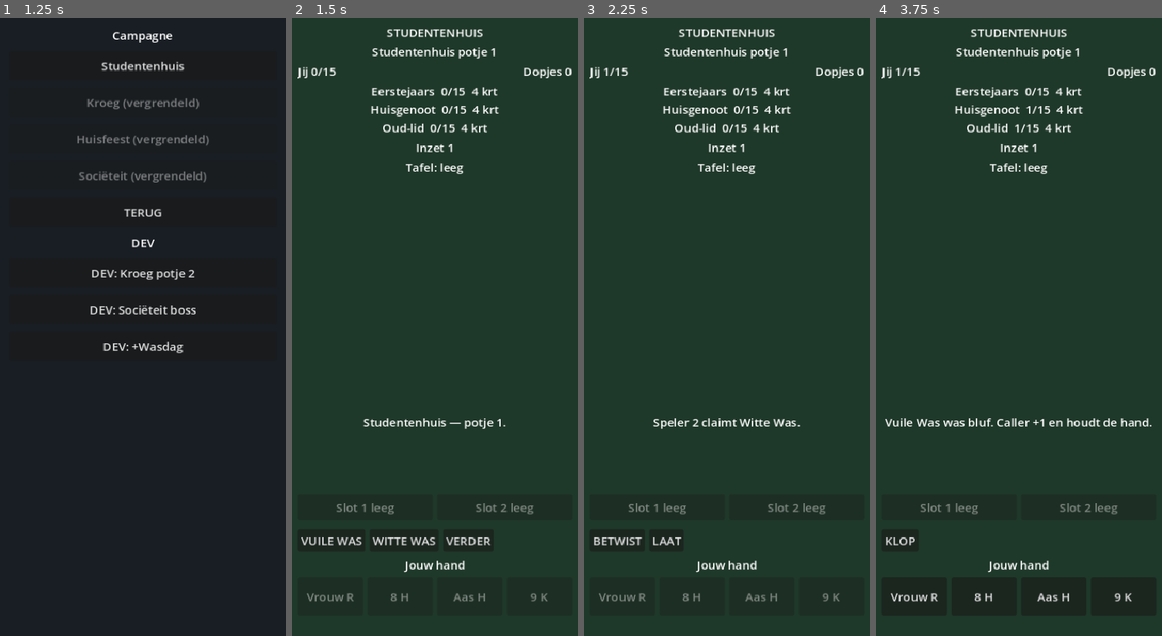
Above: before the commit, frames 1-4 (left to right).
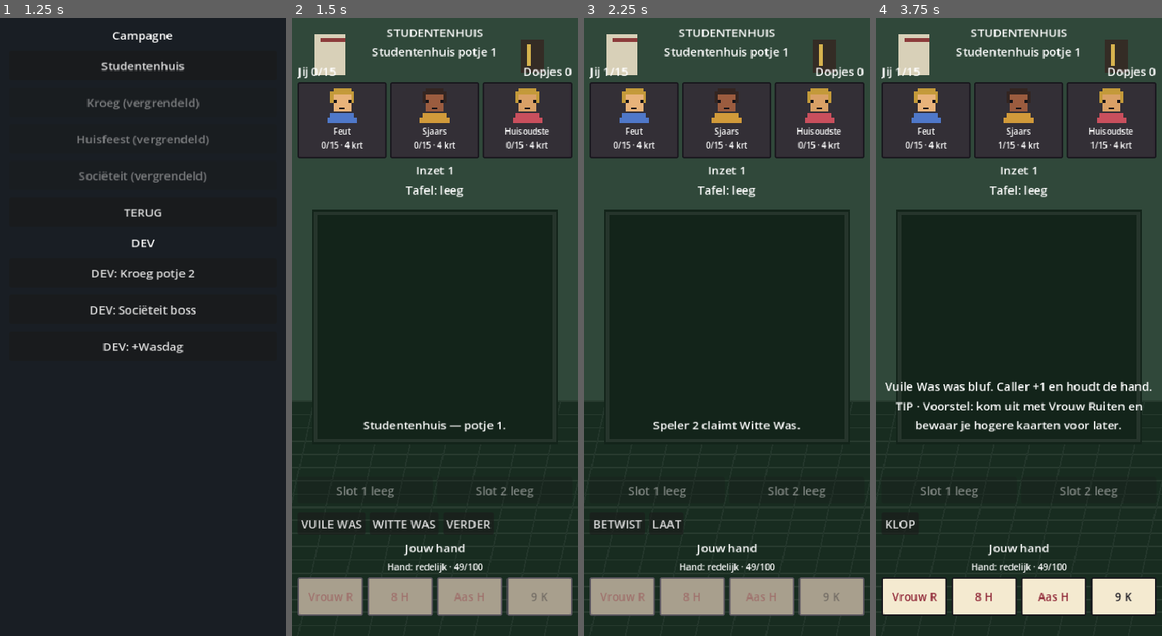
Above: after the commit, the same moments.

Repository: arnaudhfst33/toepnacht
Game: Godot game, scene res://scenes/menu.tscn
Two runs of this game, one before a commit and one after it. Both use one fixed random seed, a clock stepped at 60 frames per second and the inputs below.
Inputs:
- Up to frame 1 (1.25 s): click "SPELEN" at 0.5 s
- Up to frame 2 (1.5 s): click "Studentenhuis" at 1.25 s
- Up to frame 3 (2.25 s): click "VUILE WAS" at 2 s
- Up to frame 4 (3.75 s): click "BETWIST" at 2.75 s; click "LAAT" at 3.5 s

Frame 1 is identical in both runs. In frame 2, 13% of the frame differs, in the area x 1-99%, y 2-97%; in frame 3, 12%; in frame 4, 13%.

Commit message:
Build beginner-friendly retro Studentenhuis table

Diff:
--- a/scripts/ai/ai_profile.gd
+++ b/scripts/ai/ai_profile.gd
@@ -303,7 +303,7 @@
 			return PackedStringArray(["Senior", "Abactis", "Fiscus"])
 		return PackedStringArray(["Sociëteitslid", "Abactis", "Fiscus"])
 	if potje <= 1:
-		return PackedStringArray(["Eerstejaars", "Huisgenoot", "Oud-lid"])
+		return PackedStringArray(["Feut", "Sjaars", "Huisoudste"])
 	if potje == 2:
 		return PackedStringArray(["Bestuurslid", "Feestcie", "Kotbaas"])
 	return PackedStringArray(["Huisgenoot", "Huisgenoot", "Barploeg"])
--- /dev/null
+++ b/scripts/ui/card_advisor.gd
@@ -0,0 +1,136 @@
+class_name CardAdvisor
+extends RefCounted
+
+## Explainable beginner advice. It only uses the human hand and public table state.
+
+
+static func hand_score(hand: Array[Card]) -> int:
+	if hand.is_empty():
+		return 0
+	var rank_total := 0
+	var high_cards := 0
+	var suit_counts := {}
+	for card in hand:
+		rank_total += card.strength()
+		if card.rank == Card.Rank.NINE or card.rank == Card.Rank.TEN:
+			high_cards += 1
+		suit_counts[card.suit] = int(suit_counts.get(card.suit, 0)) + 1
+	var rank_part := float(rank_total) / float(hand.size() * int(Card.Rank.TEN)) * 78.0
+	var control_bonus := high_cards * 6
+	var suit_bonus := 0
+	for count in suit_counts.values():
+		if int(count) >= 2:
+			suit_bonus += int(count) - 1
+	return clampi(roundi(rank_part) + control_bonus + suit_bonus, 0, 100)
+
+
+static func hand_label(hand: Array[Card]) -> String:
+	var score := hand_score(hand)
+	if score >= 76:
+		return "zeer sterk"
+	if score >= 58:
+		return "sterk"
+	if score >= 40:
+		return "redelijk"
+	return "zwak"
+
+
+static func hand_summary(hand: Array[Card]) -> String:
+	return "Hand: %s · %d/100" % [hand_label(hand), hand_score(hand)]
+
+
+static func card_tooltip(card: Card, legal: bool) -> String:
+	var role := "lage kaart"
+	if card.rank == Card.Rank.TEN:
+		role = "hoogste kaart"
+	elif card.rank == Card.Rank.NINE:
+		role = "zeer sterke kaart"
+	elif card.rank == Card.Rank.EIGHT:
+		role = "sterke kaart"
+	elif card.rank == Card.Rank.SEVEN:
+		role = "middelsterke kaart"
+	var text := "%s is een %s." % [str(card), role]
+	if not legal:
+		text += " Je moet nu kleur bekennen."
+	return text
+
+
+static func turn_tip(game: ToepenGame, player_id: int = ToepenGame.HUMAN_PLAYER_ID) -> String:
+	if game.state == ToepenGame.State.KNOCK_DECISIONS \
+			and game.current_knock_responder_id() == player_id:
+		return knock_tip(game, player_id)
+	if game.state != ToepenGame.State.NORMAL_PLAY or game.current_actor_id != player_id:
+		return ""
+	var legal := game.legal_cards(player_id)
+	if legal.is_empty():
+		return ""
+	var final_trick := game.tricks_completed == 3
+	var suggested := _suggest_card(game, legal, final_trick)
+	if final_trick:
+		if _would_currently_win(game, suggested):
+			return "Laatste slag: %s is je laagste kaart die nu kan winnen." % str(suggested)
+		return (
+			"Laatste slag: je kunt de tafel niet overnemen. Speel %s en beperk je verlies."
+			% str(suggested)
+		)
+	if game.current_trick == null or game.current_trick.play_count() == 0:
+		return "Voorstel: kom uit met %s en bewaar je hogere kaarten voor later." % str(suggested)
+	if _would_currently_win(game, suggested):
+		return "Voorstel: %s wint de slag nu met zo weinig mogelijk kracht." % str(suggested)
+	return (
+		"Voorstel: leg %s weg; je kunt deze slag met je geldige kaarten niet winnen."
+		% str(suggested)
+	)
+
+
+static func knock_tip(game: ToepenGame, player_id: int = ToepenGame.HUMAN_PLAYER_ID) -> String:
+	var hand := game.players[player_id].hand
+	var score := hand_score(hand)
+	var remaining := maxi(0, ToepenGame.ELIMINATION_POINTS - game.players[player_id].penalty_points)
+	if game.can_pass(player_id) and game.round_stake >= remaining:
+		if score >= 65:
+			return (
+				"MEE is riskant maar logisch met een %s hand. Verlies schakelt je wel uit."
+				% hand_label(hand)
+			)
+		return (
+			"PAS geeft nu %d punten en schakelt je uit. MEE geeft nog een kans."
+			% game.round_stake
+		)
+	if score >= 62:
+		return (
+			"Advies: MEE. Je hand is %s (%d/100); een volgende klop kan de inzet verhogen."
+			% [hand_label(hand), score]
+		)
+	if score <= 35 and game.can_pass(player_id):
+		return (
+			"Advies: PAS is verdedigbaar. Je hand is %s; PAS zet het verlies vast op %d."
+			% [hand_label(hand), game.round_stake]
+		)
+	return (
+		"Twijfelgeval: MEE kan nul punten opleveren; PAS kost %d maar voorkomt overkloppen."
+		% game.round_stake
+	)
+
+
+static func _suggest_card(game: ToepenGame, legal: Array[Card], final_trick: bool) -> Card:
+	var ordered := legal.duplicate()
+	ordered.sort_custom(func(a: Card, b: Card) -> bool: return a.strength() < b.strength())
+	if game.current_trick == null or game.current_trick.play_count() == 0:
+		return ordered[-1] if final_trick else ordered[0]
+	for card in ordered:
+		if _would_currently_win(game, card):
+			return card
+	return ordered[0]
+
+
+static func _would_currently_win(game: ToepenGame, card: Card) -> bool:
+	if game.current_trick == null or game.current_trick.play_count() == 0:
+		return true
+	if card.suit != game.current_trick.led_suit:
+		return false
+	var best := -1
+	for played in game.current_trick.cards:
+		if played.suit == game.current_trick.led_suit:
+			best = maxi(best, played.strength())
+	return card.strength() > best
--- /dev/null
+++ b/scripts/ui/pixel_portrait.gd
@@ -0,0 +1,38 @@
+class_name PixelPortrait
+extends Control
+
+var seat_seed: int = 1
+var active: bool = false
+var boss: bool = false
+
+
+func configure(p_seed: int, p_active: bool, p_boss: bool = false) -> void:
+	seat_seed = p_seed
+	active = p_active
+	boss = p_boss
+	custom_minimum_size = Vector2(56, 54)
+	queue_redraw()
+
+
+func _draw() -> void:
+	var skin_colors := [Color("d9a066"), Color("e8b37a"), Color("9b5c3f")]
+	var shirt_colors := [Color("c94f5d"), Color("4f78c9"), Color("d19a3a")]
+	var skin: Color = skin_colors[seat_seed % skin_colors.size()]
+	var shirt: Color = shirt_colors[seat_seed % shirt_colors.size()]
+	var hair := Color("332521") if seat_seed % 2 == 0 else Color("c49a3a")
+	var outline := Color("151318")
+	var x := (size.x - 40.0) * 0.5
+	draw_rect(Rect2(x + 8, 4, 24, 4), hair)
+	draw_rect(Rect2(x + 4, 8, 32, 16), hair)
+	draw_rect(Rect2(x + 8, 12, 24, 24), skin)
+	draw_rect(Rect2(x + 8, 20, 4, 4), outline)
+	draw_rect(Rect2(x + 28, 20, 4, 4), outline)
+	draw_rect(Rect2(x + 16, 30, 8, 2), outline)
+	draw_rect(Rect2(x + 4, 38, 32, 14), shirt)
+	draw_rect(Rect2(x, 44, 40, 8), shirt)
+	if boss:
+		draw_rect(Rect2(x + 6, 0, 28, 4), Color("f5cf55"))
+		draw_rect(Rect2(x + 10, -4, 4, 8), Color("f5cf55"))
+		draw_rect(Rect2(x + 26, -4, 4, 8), Color("f5cf55"))
+	if active:
+		draw_rect(Rect2(1, 1, size.x - 2, size.y - 2), Color("f6db75"), false, 3.0)
--- /dev/null
+++ b/scripts/ui/retro_table_backdrop.gd
@@ -0,0 +1,30 @@
+class_name RetroTableBackdrop
+extends Control
+
+var location_id: int = LocationId.STUDENTENHUIS
+
+
+func set_location(p_location_id: int) -> void:
+	location_id = p_location_id
+	queue_redraw()
+
+
+func _draw() -> void:
+	var base := LocationId.placeholder_color(location_id)
+	var wall := base.lightened(0.08)
+	var floor := base.darkened(0.22)
+	var table := base.darkened(0.36)
+	draw_rect(Rect2(Vector2.ZERO, size), wall)
+	draw_rect(Rect2(0, size.y * 0.62, size.x, size.y * 0.38), floor)
+	for y in range(int(size.y * 0.62), int(size.y), 18):
+		draw_rect(Rect2(0, y, size.x, 2), floor.lightened(0.07))
+	for x in range(-40, int(size.x) + 40, 48):
+		draw_line(Vector2(x, size.y), Vector2(x + 70, size.y * 0.62), floor.lightened(0.05), 2)
+	var table_rect := Rect2(size.x * 0.07, size.y * 0.31, size.x * 0.86, size.y * 0.38)
+	draw_rect(table_rect, table)
+	draw_rect(table_rect.grow(-5), table.lightened(0.08), false, 4.0)
+	if location_id == LocationId.STUDENTENHUIS:
+		draw_rect(Rect2(size.x * 0.08, 22, 42, 56), Color("d8d0b8"))
+		draw_rect(Rect2(size.x * 0.1, 28, 34, 4), Color("8c3b3b"))
+		draw_rect(Rect2(size.x * 0.8, 30, 32, 44), Color("342c25"))
+		draw_rect(Rect2(size.x * 0.82, 36, 6, 30), Color("d7b34e"))
--- a/scripts/ui/table_session.gd
+++ b/scripts/ui/table_session.gd
@@ -16,6 +16,7 @@
 var power_mode: String = ""
 var pending_wasdag_choice: bool = false
 var pending_was_challenger_id: int = -1
+var presentation_events: Array[Dictionary] = []
 
 
 func _init() -> void:
@@ -171,6 +172,7 @@
 	var err := game.play_card(ToepenGame.HUMAN_PLAYER_ID, card)
 	if err != ToepenGame.PlayError.NONE:
 		return false
+	_queue_card_event(ToepenGame.HUMAN_PLAYER_ID, card)
 	status_text = "Jij speelt %s." % str(card)
 	resolve_ai()
 	return true
@@ -259,7 +261,7 @@
 	var guard := 0
 	while guard < 500:
 		guard += 1
-		tip_text = tutorial.tip_for(game)
+		_update_tip()
 		if game.state == ToepenGame.State.GAME_END:
 			status_text = "Pot gedaan. Winnaar: %s." % _name(game.pot_winner_id)
 			_handle_pot_end()
@@ -288,6 +290,14 @@
 				status_text = "Je Was-claim wordt betwist. Wasdag nu, of laat de betwisting doorgaan."
 				return
 		_apply_ai(actor)
+
+
+func _update_tip() -> void:
+	var tutorial_tip := tutorial.tip_for(game)
+	if tutorial_tip != "":
+		tip_text = tutorial_tip
+	else:
+		tip_text = CardAdvisor.turn_tip(game)
 
 
 func _current_ai_actor() -> int:
@@ -345,7 +355,8 @@
 		"play":
 			var card: Card = action.get("card")
 			if card != null:
-				game.play_card(player_id, card)
+				if game.play_card(player_id, card) == ToepenGame.PlayError.NONE:
+					_queue_card_event(player_id, card)
 		_:
 			if game.state == ToepenGame.State.KNOCK_DECISIONS:
 				game.respond_to_knock(player_id, true)
@@ -354,7 +365,24 @@
 			elif game.state == ToepenGame.State.NORMAL_PLAY:
 				var legal := game.legal_cards(player_id)
 				if legal.size() > 0:
-					game.play_card(player_id, legal[0])
+					var fallback: Card = legal[0]
+					if game.play_card(player_id, fallback) == ToepenGame.PlayError.NONE:
+						_queue_card_event(player_id, fallback)
+
+
+func _queue_card_event(player_id: int, card: Card) -> void:
+	presentation_events.append({
+		"player_id": player_id,
+		"label": UiLayout.compact_card(card),
+		"red": card.suit == Card.Suit.HEARTS or card.suit == Card.Suit.DIAMONDS,
+	})
+
+
+func take_presentation_events() -> Array[Dictionary]:
+	var events: Array[Dictionary] = []
+	events.assign(presentation_events)
+	presentation_events.clear()
+	return events
 
 
 func _ai_for(player_id: int) -> BaselineAI:
--- a/scripts/ui/table_ui.gd
+++ b/scripts/ui/table_ui.gd
@@ -1,12 +1,12 @@
 extends Control
 
-## Minimal placeholder table. No final art or animation.
+## Mobile-first retro table. Gameplay remains in TableSession and core classes.
 
 var session: TableSession
 var status_label: Label
 var stake_label: Label
 var trick_label: Label
-var opponents_box: VBoxContainer
+var opponents_box: HBoxContainer
 var scores_label: Label
 var hand_row: HBoxContainer
 var knock_button: Button
@@ -28,8 +28,12 @@
 var huis_row: HFlowContainer
 var campaign_button: Button
 var title_label: Label
-var bg_rect: ColorRect
+var bg_rect: RetroTableBackdrop
 var skip_wasdag_button: Button
+var hand_strength_label: Label
+var animation_layer: Control
+var opponent_portraits: Dictionary = {}
+var animation_running: bool = false
 
 
 func _ready() -> void:
@@ -75,8 +79,7 @@
 
 
 func _build_layout() -> void:
-	bg_rect = ColorRect.new()
-	bg_rect.color = Color(0.12, 0.22, 0.16)
+	bg_rect = RetroTableBackdrop.new()
 	UiLayout.fill_rect(bg_rect, 0)
 	add_child(bg_rect)
 
@@ -102,8 +105,9 @@
 	hud.add_child(caps_label)
 	middle.add_child(hud)
 
-	opponents_box = UiLayout.vbox(2)
+	opponents_box = UiLayout.hbox(5)
 	opponents_box.size_flags_vertical = Control.SIZE_SHRINK_BEGIN
+	opponents_box.custom_minimum_size.y = 104
 	middle.add_child(opponents_box)
 
 	stake_label = UiLayout.wrap_label()
@@ -201,11 +205,20 @@
 	hand_title.text = "Jouw hand"
 	bottom.add_child(hand_title)
 
+	hand_strength_label = UiLayout.wrap_label()
+	hand_strength_label.add_theme_font_size_override("font_size", 12)
+	bottom.add_child(hand_strength_label)
+
 	hand_row = UiLayout.hbox(6)
 	hand_row.size_flags_vertical = Control.SIZE_SHRINK_END
 	hand_row.custom_minimum_size.y = 52
 	bottom.add_child(hand_row)
 
+	animation_layer = Control.new()
+	animation_layer.mouse_filter = Control.MOUSE_FILTER_IGNORE
+	UiLayout.fill_rect(animation_layer, 0)
+	add_child(animation_layer)
+
 
 func _on_knock() -> void:
 	session.human_knock()
@@ -236,7 +249,7 @@
 	var game := session.game
 	if session.flow != null:
 		var loc_id := session.flow.campaign.location
-		bg_rect.color = LocationId.placeholder_color(loc_id)
+		bg_rect.set_location(loc_id)
 		var loc := LocationId.display_name(loc_id)
 		var potje := session.flow.campaign.potje
 		title_label.text = "%s\n%s potje %d" % [loc.to_upper(), loc, potje]
@@ -257,7 +270,10 @@
 	stake_label.text = "Inzet %d" % game.round_stake
 	trick_label.text = _trick_line(game)
 	status_label.text = session.status_text
-	tip_label.text = session.tip_text
+	tip_label.text = "TIP · %s" % session.tip_text
+	tip_label.visible = _tips_enabled() and session.tip_text != ""
+	hand_strength_label.text = CardAdvisor.hand_summary(game.players[0].hand)
+	hand_strength_label.visible = _tips_enabled()
 	armoede_label.text = _armoede_line(game)
 	_rebuild_power_slots()
 	_rebuild_huis_row()
@@ -295,9 +311,12 @@
 		mee_button.visible = false
 		pas_button.visible = false
 		next_round_button.visible = false
+	if not animation_running and not session.presentation_events.is_empty():
+		_play_presentation_events.call_deferred()
 
 
 func _rebuild_opponents(game: ToepenGame) -> void:
+	opponent_portraits.clear()
 	for child in opponents_box.get_children():
 		child.queue_free()
 	for i in range(1, ToepenGame.PLAYER_COUNT):
@@ -305,15 +324,43 @@
 		var status := "af" if player.is_eliminated else ("%d krt" % player.hand.size())
 		if not player.is_active_in_round and not player.is_eliminated:
 			status += " · pas"
-		var line := "%s  %d/15  %s" % [session.opponent_name(i), player.penalty_points, status]
+		var panel := PanelContainer.new()
+		panel.size_flags_horizontal = Control.SIZE_EXPAND_FILL
+		panel.add_theme_stylebox_override("panel", UiLayout.pixel_panel(Color("332b35dd")))
+		opponents_box.add_child(panel)
+		var seat := UiLayout.vbox(1)
+		panel.add_child(seat)
+		var portrait := PixelPortrait.new()
+		var is_active := _active_player_id(game) == i
+		var is_boss := session.flow != null and session.flow.campaign.is_boss_potje() and i == 1
+		portrait.configure(i, is_active, is_boss)
+		seat.add_child(portrait)
+		opponent_portraits[i] = portrait
+		var line := "%s\n%d/15 · %s" % [session.opponent_name(i), player.penalty_points, status]
+		var label := UiLayout.wrap_label()
+		label.add_theme_font_size_override("font_size", 11)
+		label.text = line
+		seat.add_child(label)
 		if game.cards_open and not player.is_eliminated:
 			var cards: PackedStringArray = PackedStringArray()
 			for card in player.hand:
 				cards.append(UiLayout.compact_card(card))
-			line += "\n" + ", ".join(cards)
-		var label := UiLayout.wrap_label()
-		label.text = line
-		opponents_box.add_child(label)
+			var open_cards := UiLayout.wrap_label()
+			open_cards.add_theme_font_size_override("font_size", 9)
+			open_cards.text = " ".join(cards)
+			seat.add_child(open_cards)
+
+
+func _active_player_id(game: ToepenGame) -> int:
+	if game.state == ToepenGame.State.NORMAL_PLAY:
+		return game.current_actor_id
+	if game.state == ToepenGame.State.KNOCK_DECISIONS:
+		return game.current_knock_responder_id()
+	if game.state == ToepenGame.State.VUILE_WAS_CHALLENGE:
+		return game.current_vuile_was_challenger_id()
+	if game.state == ToepenGame.State.PRE_ROUND_SPECIALS:
+		return game.current_specials_actor_id()
+	return -1
 
 
 func _armoede_line(game: ToepenGame) -> String:
@@ -348,6 +395,7 @@
 		var button := Button.new()
 		button.text = UiLayout.compact_card(card)
 		UiLayout.fit_button(button)
+		UiLayout.style_card_button(button, card.suit == Card.Suit.HEARTS or card.suit == Card.Suit.DIAMONDS)
 		button.custom_minimum_size = Vector2(0, 52)
 		var is_legal := false
 		for legal_card in legal:
@@ -357,6 +405,21 @@
 		button.disabled = (not human_turn) or (not is_legal)
 		if session.power_mode == "ruilen" or session.power_mode == "huis_discard":
 			button.disabled = false
+		var card_tip := CardAdvisor.card_tooltip(card, is_legal)
+		button.tooltip_text = card_tip
+		button.mouse_entered.connect(func() -> void:
+			if _tips_enabled():
+				tip_label.text = "KAART · %s" % card_tip
+				tip_label.visible = true
+			_animate_card(button, Vector2(1.04, 1.04))
+		)
+		button.mouse_exited.connect(func() -> void:
+			tip_label.text = "TIP · %s" % session.tip_text
+			tip_label.visible = _tips_enabled() and session.tip_text != ""
+			_animate_card(button, Vector2.ONE)
+		)
+		button.button_down.connect(func() -> void: _animate_card(button, Vector2(0.96, 0.96)))
+		button.button_up.connect(func() -> void: _animate_card(button, Vector2.ONE))
 		var captured := card
 		button.pressed.connect(func() -> void:
 			if session.power_mode == "ruilen":
@@ -369,6 +432,71 @@
 				_play_card(captured)
 		)
 		hand_row.add_child(button)
+
+
+func _animate_card(button: Button, target: Vector2) -> void:
+	button.pivot_offset = button.size * 0.5
+	var duration := 0.08
+	if session.flow != null and str(session.flow.campaign.settings.get("animation_speed", "normal")) == "fast":
+		duration = 0.04
+	var tween := button.create_tween()
+	tween.set_trans(Tween.TRANS_QUAD)
+	tween.set_ease(Tween.EASE_OUT)
+	tween.tween_property(button, "scale", target, duration)
+
+
+func _play_presentation_events() -> void:
+	if animation_running:
+		return
+	animation_running = true
+	var events := session.take_presentation_events()
+	await get_tree().process_frame
+	for event in events:
+		await _animate_play_event(event)
+	animation_running = false
+	if not session.presentation_events.is_empty():
+		_play_presentation_events.call_deferred()
+
+
+func _animate_play_event(event: Dictionary) -> void:
+	var ghost := Label.new()
+	ghost.text = str(event.get("label", "?"))
+	ghost.horizontal_alignment = HORIZONTAL_ALIGNMENT_CENTER
+	ghost.vertical_alignment = VERTICAL_ALIGNMENT_CENTER
+	ghost.custom_minimum_size = Vector2(58, 74)
+	var is_red := bool(event.get("red", false))
+	ghost.add_theme_color_override("font_color", Color("8f2636") if is_red else Color("191821"))
+	ghost.add_theme_font_size_override("font_size", 14)
+	ghost.add_theme_stylebox_override("normal", UiLayout.pixel_panel(Color("f4ead0")))
+	animation_layer.add_child(ghost)
+	var player_id := int(event.get("player_id", 0))
+	var start_global := Vector2(size.x * 0.5 - 29, size.y - 120)
+	if player_id > 0 and opponent_portraits.has(player_id):
+		var portrait: Control = opponent_portraits[player_id]
+		start_global = portrait.global_position + portrait.size * 0.5 - Vector2(29, 37)
+	var end_global := trick_label.global_position + trick_label.size * 0.5 - Vector2(29, 37)
+	ghost.global_position = start_global
+	ghost.scale = Vector2(0.82, 0.82)
+	ghost.modulate.a = 0.0
+	var duration := 0.24
+	if session.flow != null and str(session.flow.campaign.settings.get("animation_speed", "normal")) == "fast":
+		duration = 0.12
+	var tween := ghost.create_tween().set_parallel(true)
+	tween.set_trans(Tween.TRANS_QUAD)
+	tween.set_ease(Tween.EASE_OUT)
+	tween.tween_property(ghost, "global_position", end_global, duration)
+	tween.tween_property(ghost, "scale", Vector2.ONE, duration)
+	tween.tween_property(ghost, "modulate:a", 1.0, minf(duration, 0.1))
+	await tween.finished
+	var pause := 0.09 if duration > 0.2 else 0.04
+	await get_tree().create_timer(pause).timeout
+	ghost.queue_free()
+
+
+func _tips_enabled() -> bool:
+	if session == null or session.flow == null:
+		return true
+	return bool(session.flow.campaign.settings.get("tips_on", true))
 
 
 func _rebuild_power_slots() -> void:
--- a/scripts/ui/ui_layout.gd
+++ b/scripts/ui/ui_layout.gd
@@ -89,3 +89,32 @@
 	button.size_flags_horizontal = Control.SIZE_EXPAND_FILL
 	button.clip_text = true
 	button.autowrap_mode = TextServer.AUTOWRAP_OFF
+
+
+static func pixel_panel(fill: Color, border: Color = Color("17151c")) -> StyleBoxFlat:
+	var style := StyleBoxFlat.new()
+	style.bg_color = fill
+	style.border_color = border
+	style.set_border_width_all(2)
+	style.corner_radius_top_left = 2
+	style.corner_radius_top_right = 2
+	style.corner_radius_bottom_left = 2
+	style.corner_radius_bottom_right = 2
+	style.content_margin_left = 5
+	style.content_margin_right = 5
+	style.content_margin_top = 4
+	style.content_margin_bottom = 4
+	return style
+
+
+static func style_card_button(button: Button, red_suit: bool) -> void:
+	var ink := Color("8f2636") if red_suit else Color("191821")
+	button.add_theme_color_override("font_color", ink)
+	button.add_theme_color_override("font_hover_color", ink)
+	button.add_theme_color_override("font_pressed_color", ink)
+	button.add_theme_color_override("font_disabled_color", Color(ink, 0.38))
+	button.add_theme_font_size_override("font_size", 15)
+	button.add_theme_stylebox_override("normal", pixel_panel(Color("f4ead0")))
+	button.add_theme_stylebox_override("hover", pixel_panel(Color("fff4cc"), Color("e7bd4c")))
+	button.add_theme_stylebox_override("pressed", pixel_panel(Color("dfd1b2"), Color("e7bd4c")))
+	button.add_theme_stylebox_override("disabled", pixel_panel(Color("a89f8d"), Color("5b5660")))
--- /dev/null
+++ b/tests/advisor_tests.gd
@@ -0,0 +1,105 @@
+class_name AdvisorTests
+extends RefCounted
+
+var _failures: int = 0
+var _passed: int = 0
+
+
+func run_all() -> int:
+	_failures = 0
+	_passed = 0
+	_test_hand_strength_is_explainable()
+	_test_card_tooltip_explains_legality()
+	_test_final_trick_advice()
+	_test_studentenhuis_cast()
+	print("")
+	print("Advisor tests: %d passed, %d failed" % [_passed, _failures])
+	return _failures
+
+
+func _expect(condition: bool, name: String) -> void:
+	if condition:
+		_passed += 1
+		print("PASS  %s" % name)
+	else:
+		_failures += 1
+		print("FAIL  %s" % name)
+
+
+func _test_hand_strength_is_explainable() -> void:
+	var weak: Array[Card] = [
+		_c(Card.Suit.HEARTS, Card.Rank.JACK),
+		_c(Card.Suit.DIAMONDS, Card.Rank.QUEEN),
+		_c(Card.Suit.CLUBS, Card.Rank.KING),
+		_c(Card.Suit.SPADES, Card.Rank.ACE),
+	]
+	var strong: Array[Card] = [
+		_c(Card.Suit.HEARTS, Card.Rank.TEN),
+		_c(Card.Suit.DIAMONDS, Card.Rank.TEN),
+		_c(Card.Suit.CLUBS, Card.Rank.NINE),
+		_c(Card.Suit.SPADES, Card.Rank.NINE),
+	]
+	_expect(CardAdvisor.hand_score(strong) > CardAdvisor.hand_score(weak), "high cards score higher")
+	_expect(CardAdvisor.hand_summary(strong).contains("/100"), "hand summary shows a bounded score")
+
+
+func _test_card_tooltip_explains_legality() -> void:
+	var ten := _c(Card.Suit.HEARTS, Card.Rank.TEN)
+	_expect(CardAdvisor.card_tooltip(ten, true).contains("hoogste"), "ten is explained as highest")
+	_expect(
+		CardAdvisor.card_tooltip(ten, false).contains("kleur bekennen"),
+		"illegal card explains follow suit"
+	)
+
+
+func _test_final_trick_advice() -> void:
+	var game := ToepenGame.new()
+	game.setup_controlled_round(_hands(), 0)
+	game.tricks_completed = 3
+	game.current_trick.add_play(1, _c(Card.Suit.HEARTS, Card.Rank.EIGHT))
+	game.current_actor_id = 0
+	var tip := CardAdvisor.turn_tip(game)
+	_expect(tip.contains("Laatste slag"), "advisor names the decisive fourth trick")
+	_expect(tip.contains("Harten"), "advisor names a concrete legal card")
+
+
+func _test_studentenhuis_cast() -> void:
+	var names := [
+		AiProfile.for_location(LocationId.STUDENTENHUIS, 1, 1).display_name,
+		AiProfile.for_location(LocationId.STUDENTENHUIS, 1, 2).display_name,
+		AiProfile.for_location(LocationId.STUDENTENHUIS, 1, 3).display_name,
+	]
+	_expect(names == ["Feut", "Sjaars", "Huisoudste"], "first table uses the agreed student cast")
+
+
+func _hands() -> Array:
+	return [
+		[
+			_c(Card.Suit.HEARTS, Card.Rank.TEN),
+			_c(Card.Suit.HEARTS, Card.Rank.SEVEN),
+			_c(Card.Suit.CLUBS, Card.Rank.NINE),
+			_c(Card.Suit.SPADES, Card.Rank.JACK),
+		],
+		[
+			_c(Card.Suit.HEARTS, Card.Rank.EIGHT),
+			_c(Card.Suit.DIAMONDS, Card.Rank.JACK),
+			_c(Card.Suit.CLUBS, Card.Rank.JACK),
+			_c(Card.Suit.SPADES, Card.Rank.QUEEN),
+		],
+		[
+			_c(Card.Suit.HEARTS, Card.Rank.NINE),
+			_c(Card.Suit.DIAMONDS, Card.Rank.SEVEN),
+			_c(Card.Suit.CLUBS, Card.Rank.QUEEN),
+			_c(Card.Suit.SPADES, Card.Rank.KING),
+		],
+		[
+			_c(Card.Suit.HEARTS, Card.Rank.KING),
+			_c(Card.Suit.DIAMONDS, Card.Rank.EIGHT),
+			_c(Card.Suit.CLUBS, Card.Rank.SEVEN),
+			_c(Card.Suit.SPADES, Card.Rank.EIGHT),
+		],
+	]
+
+
+func _c(suit: Card.Suit, rank: Card.Rank) -> Card:
+	return Card.new(suit, rank)
--- a/tests/run_tests.gd
+++ b/tests/run_tests.gd
@@ -10,6 +10,8 @@
 	failures += campaign.run_all()
 	var layout := LayoutTests.new()
 	failures += layout.run_all()
+	var advisor := AdvisorTests.new()
+	failures += advisor.run_all()
 	var task05 := Task05Tests.new()
 	failures += task05.run_all()
 	quit(1 if failures > 0 else 0)
Not shown, added: .github/workflows/godot-tests.yml
Not shown, added: tasks/TASK_06_BEGINNER_TABLE_PRESENTATION.md
